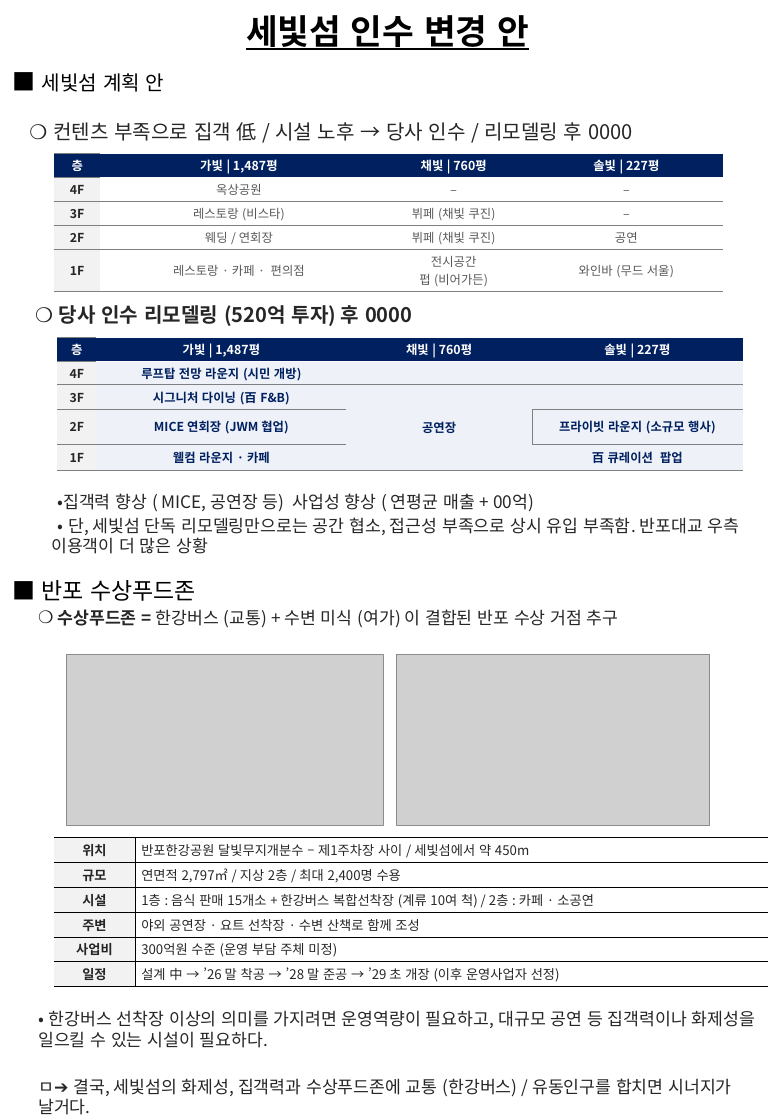
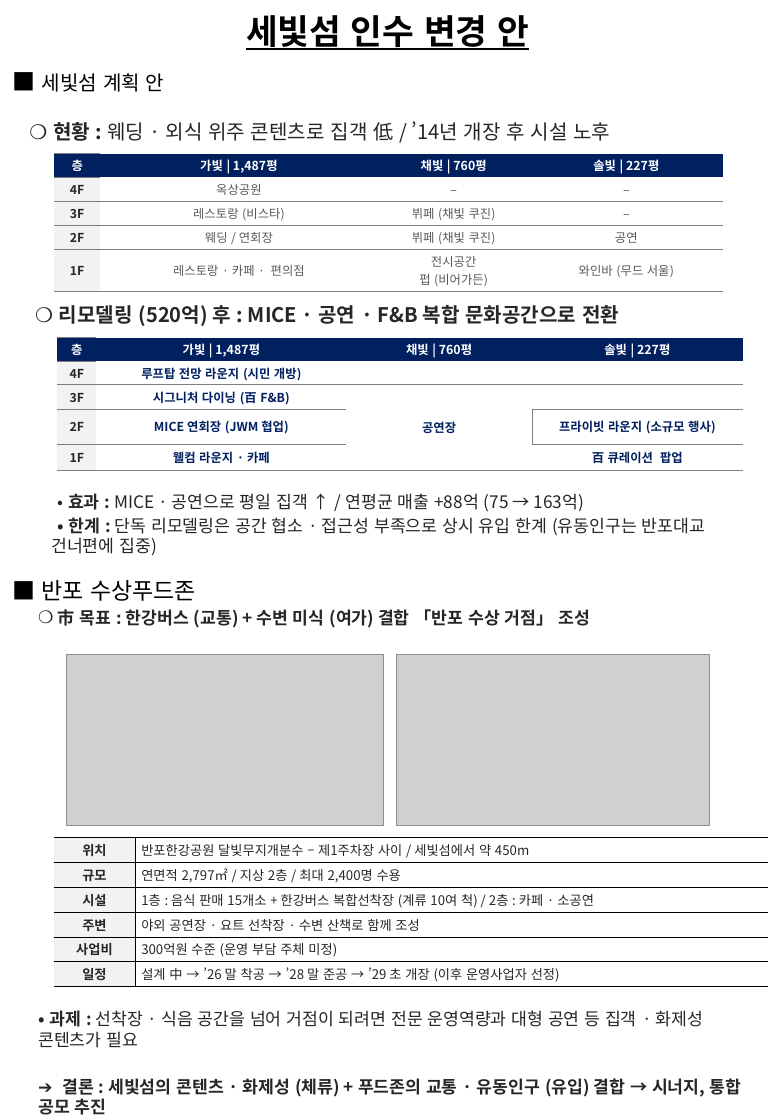
Before and after one commit to ukyung8822/test1, a slide deck: slide 1 of 세빛섬_인수변경안_보완.pptx. Drawn at 775x1120 pixels with LibreOffice and Linux fonts; fonts in the diff are those of the drawing; grey boxes stand for pictures; background and template pictures are left out. Boxes give left, top, right and bottom in pixels: in the first picture for what was removed or moved away, otherwise in the second. Text is boxed around its words. In the diff, an @@ line names an element or a change of style, - is before the commit and + after.

```diff
--- a/세빛섬_인수변경안_보완.pptx
+++ b/세빛섬_인수변경안_보완.pptx
@@ text at bbox=[51, 121, 705, 556]: text changed @@
-❍ 컨텐츠 부족으로 집객 低 / 시설 노후 → 당사 인수 / 리모델링 후 0000
-❍ 당사 인수 리모델링 (520억 투자) 후 0000
-•집객력 향상 ( MICE, 공연장 등) 사업성 향상 ( 연평균 매출 + 00억)
-• 단, 세빛섬 단독 리모델링만으로는 공간 협소, 접근성 부족으로 상시 유입 부족함. 반포대교 우측 이용객이 더 많은 상황
+❍ 현황 : 웨딩 · 외식 위주 콘텐츠로 집객 低 / ’14년 개장 후 시설 노후
+❍ 리모델링 (520억) 후 : MICE · 공연 · F&B 복합 문화공간으로 전환
+• 효과 : MICE · 공연으로 평일 집객 ↑ / 연평균 매출 +88억 (75 → 163억)
+• 한계 : 단독 리모델링은 공간 협소 · 접근성 부족으로 상시 유입 한계 (유동인구는 반포대교 건너편에 집중)
@@ table at bbox=[58, 337, 744, 467] @@
@@ fill #EEF2F8 to none in 9 cells @@
@@ text at bbox=[38, 609, 741, 1115]: text changed; bold on @@
-❍ 수상푸드존 = 한강버스 (교통) + 수변 미식 (여가) 이 결합된 반포 수상 거점 추구
-• 한강버스 선착장 이상의 의미를 가지려면 운영역량이 필요하고, 대규모 공연 등 집객력이나 화제성을 일으킬 수 있는 시설이 필요하다.
-ㅁ➔ 결국, 세빛섬의 화제성, 집객력과 수상푸드존에 교통 (한강버스) / 유동인구를 합치면 시너지가 날거다.
+❍ 市 목표 : 한강버스 (교통) + 수변 미식 (여가) 결합 「반포 수상 거점」 조성
+• 과제 : 선착장 · 식음 공간을 넘어 거점이 되려면 전문 운영역량과 대형 공연 등 집객 · 화제성 콘텐츠가 필요
+➔ 결론 : 세빛섬의 콘텐츠 · 화제성 (체류) + 푸드존의 교통 · 유동인구 (유입) 결합 → 시너지, 통합 공모 추진
```
Also in this commit, not shown: 2 other slides changed.
